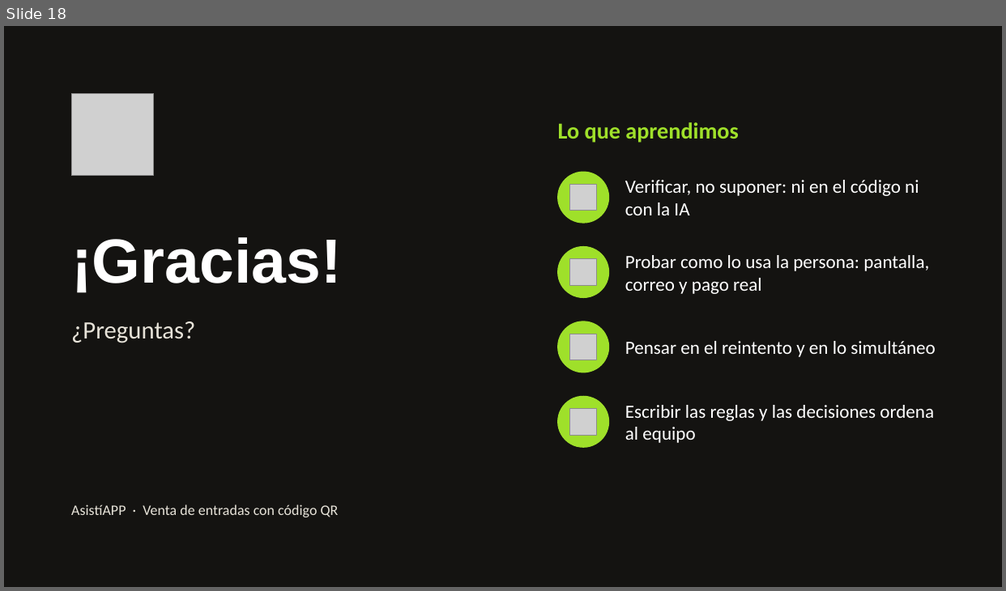
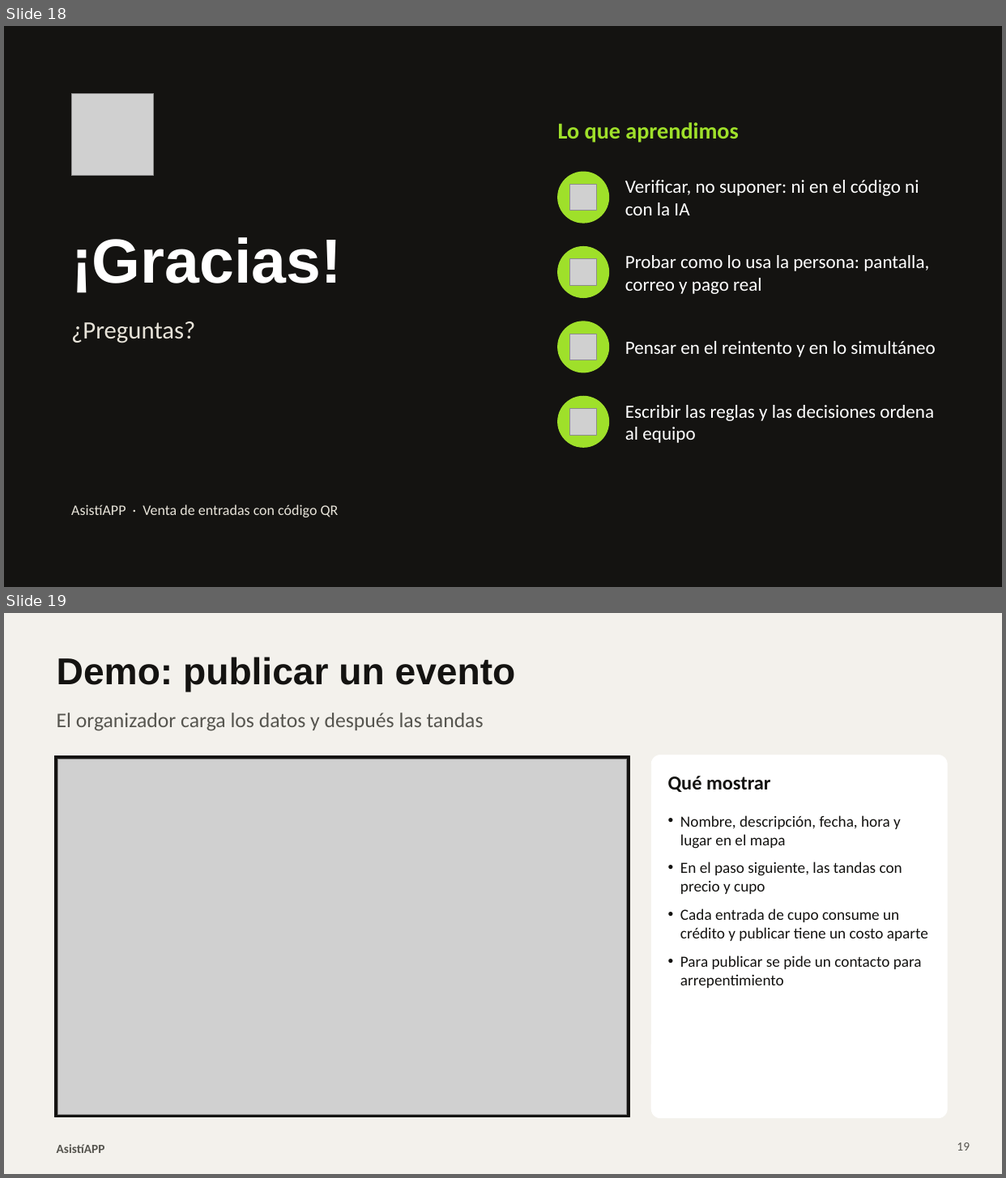
Before and after one commit to emisero8/proy_asistiapp, a slide deck: entrega-demo/presentacion.pptx. Shown one above the other, each under a label of ours: slide 18 before the commit, slides 18 and 19 after it. The pictures are 1006x591 and 1006x1178 pixels, drawn with LibreOffice and Linux fonts; fonts in the diff are those of the drawing; grey boxes stand for pictures. Boxes give left, top, right and bottom in pixels: in the first picture for what was removed or moved away, otherwise in the second. Text is boxed around its words. In the diff, an @@ line names an element or a change of style, - is before the commit and + after.

Commit message:
docs: presentación con capturas de la app y respaldo de la demo
Capturas en la diapositiva de la solución y seis diapositivas de respaldo (19 a 24), se aclara la cifra
de casos de uso, las pruebas quedan a la vista (616 en el backend) y se actualizan guion y machete.

```diff
--- a/entrega-demo/presentacion.pptx
+++ b/entrega-demo/presentacion.pptx
@@ slide 19 added at <box>4,613,1002,1174</box>, background #F3F1EC @@
@@ title added at <box>57,657,516,692</box>, 36 pt, text #141311, bold @@
+Demo: publicar un evento
@@ text added at <box>57,713,484,731</box>, 20 pt, text #56554F @@
+El organizador carga los datos y después las tandas
@@ rectangle added at <box>55,756,630,1118</box>, fill #141311, outline #141311 1 pt @@
@@ rounded rectangle added at <box>651,756,948,1118</box>, fill #FFFFFF, outline #FFFFFF 0.75 pt @@
@@ picture added at <box>58,759,627,1114</box> @@
@@ text added at <box>668,776,770,792</box>, 19 pt, text #141311, bold @@
+Qué mostrar
@@ text added at <box>680,815,928,988</box>, 15 pt, text #141311 @@
+• Nombre, descripción, fecha, hora y lugar en el mapa
+• En el paso siguiente, las tandas con precio y cupo
+• Cada entrada de cupo consume un crédito y publicar tiene un costo aparte
+• Para publicar se pide un contacto para arrepentimiento
@@ text added at <box>57,1144,105,1153</box>, 12 pt, text #56554F, bold @@
+AsistíAPP
@@ page number added at <box>957,1143,970,1151</box>, 12 pt, text #56554F @@
+19
```
Also in this commit, not shown: 3 slides changed, 5 other slides added, 6 other files.
